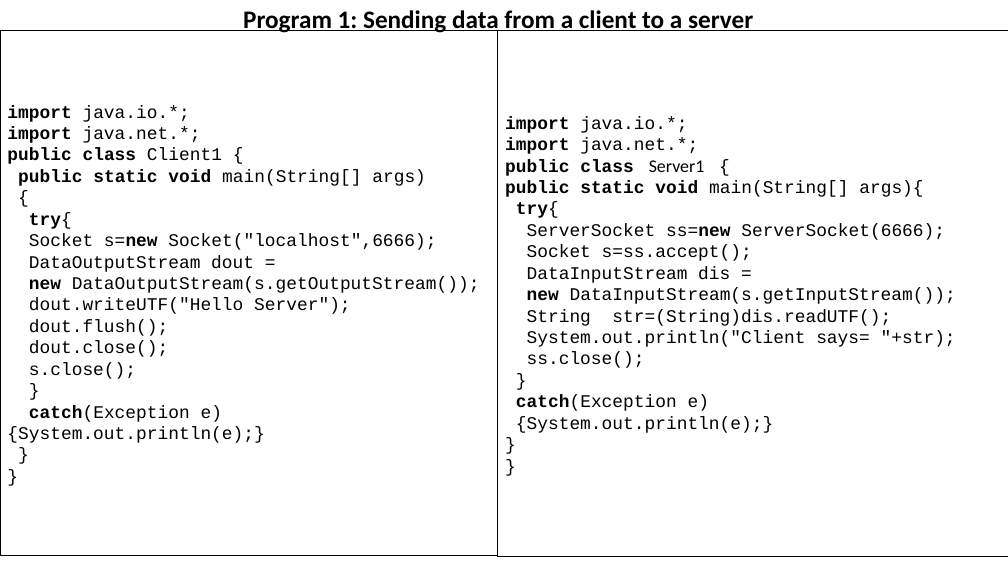
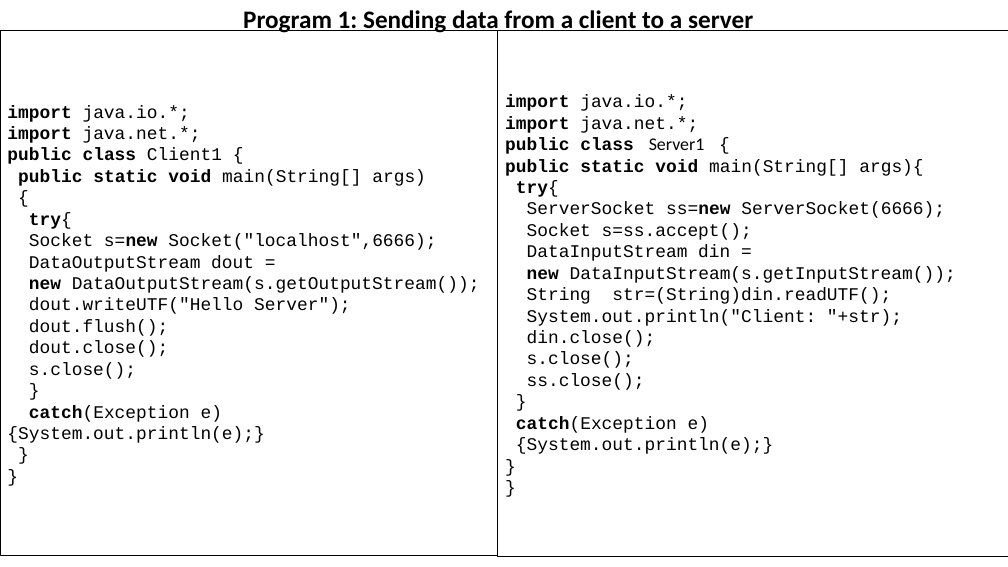
Before and after one commit to jrambasana/AJP2022-code, a slide deck: slide 44 of Slides/AJP - Unit 1 - Java Networking.pptx. Drawn at 1008x567 pixels with LibreOffice and Linux fonts; fonts in the diff are those of the drawing. Boxes give left, top, right and bottom in pixels: in the first picture for what was removed or moved away, otherwise in the second. Text is boxed around its words. In the diff, an @@ line names an element or a change of style, - is before the commit and + after.

```diff
--- a/Slides/AJP - Unit 1 - Java Networking.pptx
+++ b/Slides/AJP - Unit 1 - Java Networking.pptx
@@ text in rectangle at [527,245,730,261]: text changed @@
-DataInputStream dis =
+DataInputStream din =
@@ text in rectangle at [527,288,902,368]: text changed @@
-String str=(String)dis.readUTF();
-System.out.println("Client says= "+str);
+String str=(String)din.readUTF();
+System.out.println("Client: "+str);
+din.close();
+s.close();
```
Also in this commit, not shown: 39 other files.
